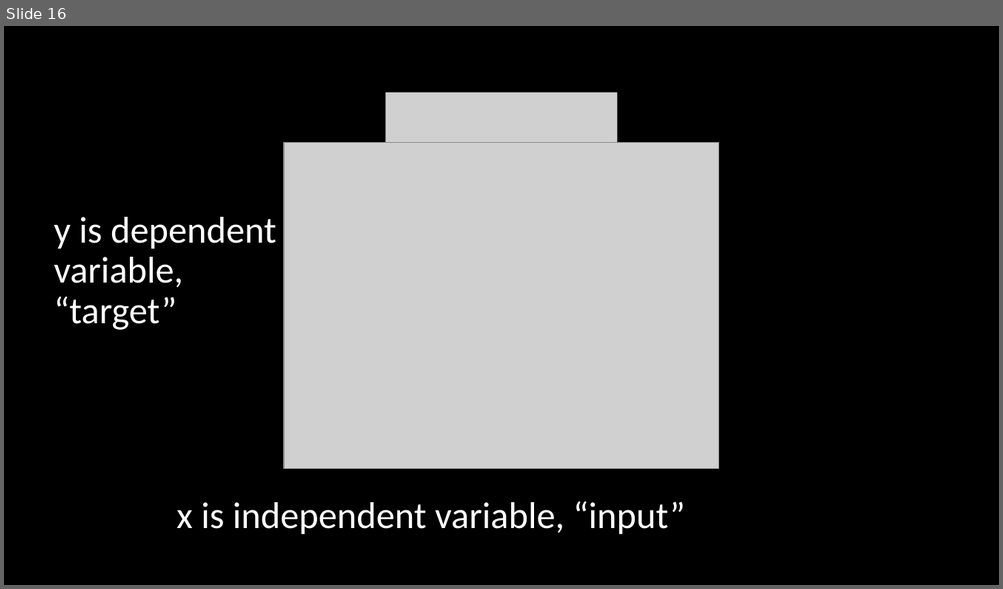
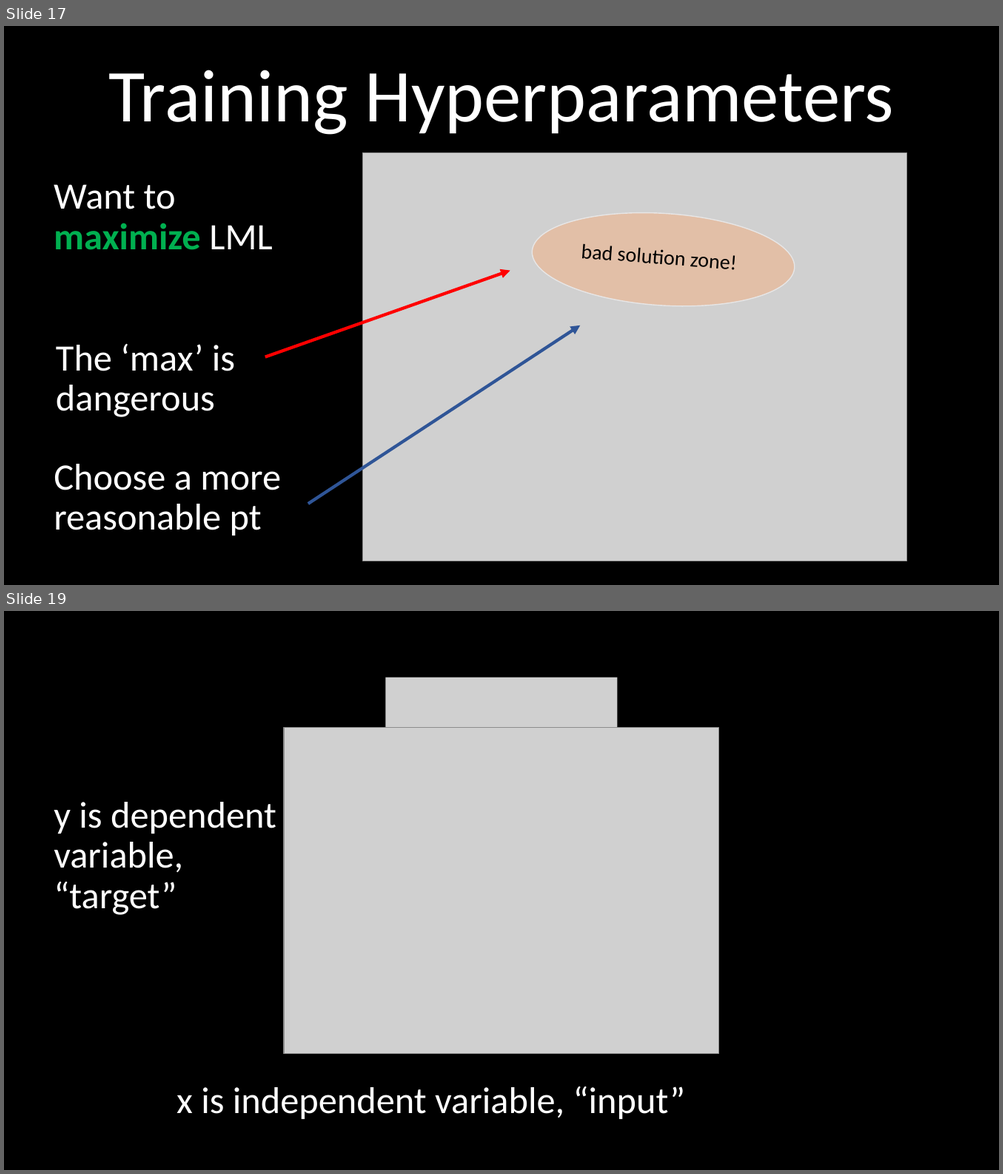
Before and after one commit to PhilParisi/gpr_ms_thesis, a slide deck: presentations/28March2023_committee.pptx. Shown one above the other, each under a label of ours: slide 16 before the commit, slides 17 and 19 after it; the slides between them are not shown. The pictures are 1003x589 and 1003x1174 pixels, drawn with LibreOffice and Linux fonts; fonts in the diff are those of the drawing; grey boxes stand for pictures. Boxes give left, top, right and bottom in pixels: in the first picture for what was removed or moved away, otherwise in the second. Text is boxed around its words. In the diff, an @@ line names an element or a change of style, - is before the commit and + after.

Commit message:
post_processing, training, figs

```diff
--- a/presentations/28March2023_committee.pptx
+++ b/presentations/28March2023_committee.pptx
@@ slide 17 added at <box>4,26,999,585</box>, background #000000 @@
@@ title added at <box>108,70,893,135</box>, 72 pt, text #FFFFFF @@
+Training Hyperparameters
@@ picture added at <box>362,153,906,562</box> @@
@@ text added at <box>54,184,272,250</box>, 36 pt, text #FFFFFF @@
+Want to maximize LML
@@ ellipse added at <box>529,205,797,313</box>, fill #F4B183 at 52% opacity, outline #E7E6E6 1 pt @@
@@ text added at <box>580,244,685,266</box>, 20 pt, text #000000 @@
+bad solution zone!
@@ arrow added from (265, 358) to (510, 271), #FF0000 3 pt @@
@@ arrow added from (308, 504) to (580, 326), #2F5597 3 pt @@
@@ text added at <box>56,344,235,417</box>, 36 pt, text #FFFFFF @@
+The ‘max’ is dangerous
@@ text added at <box>54,464,281,536</box>, 36 pt, text #FFFFFF @@
+Choose a more reasonable pt
@@ what was slide 16 is now slide 19 @@
```
Also in this commit, not shown: 2 other slides added, 5 other files.
